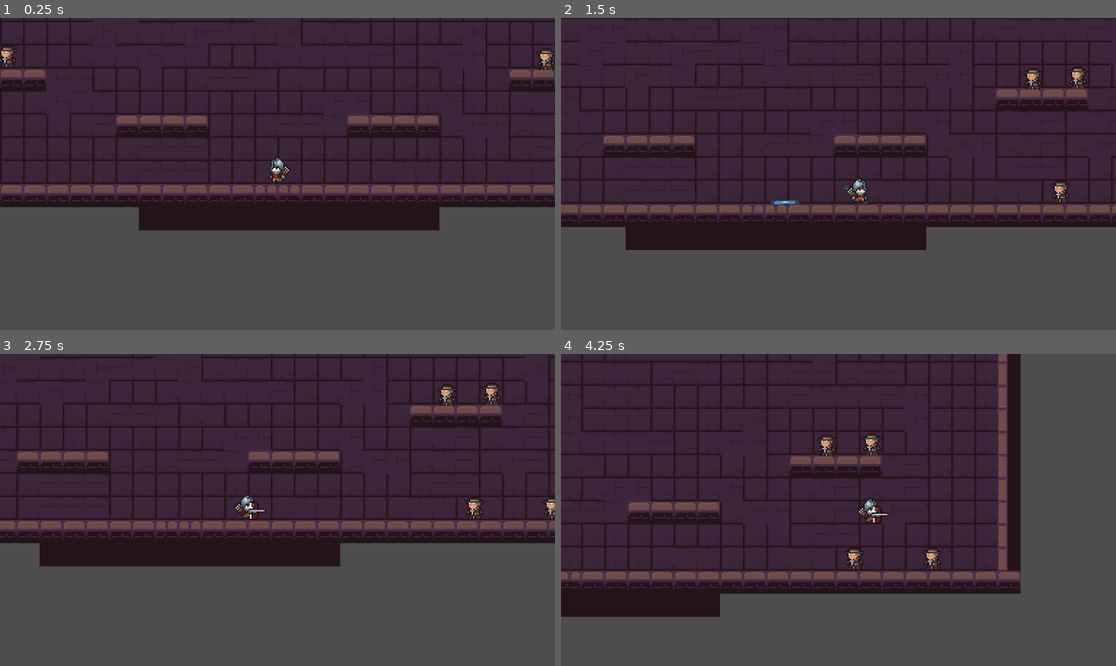
Above: before the commit, frames 1-4 (two rows, left to right).
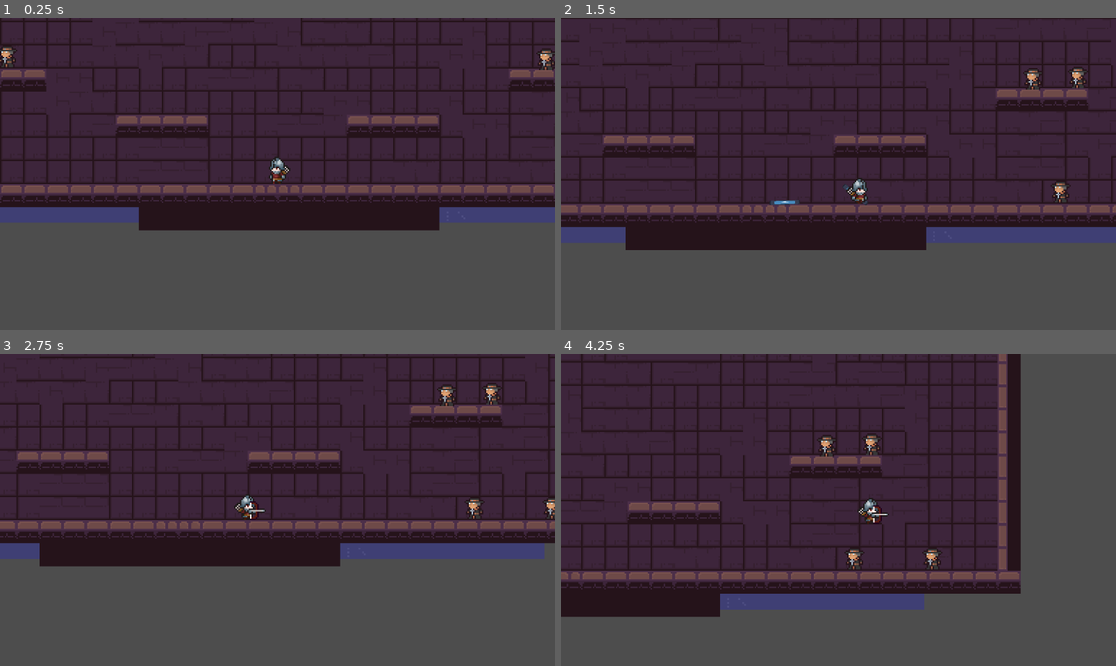
Above: after the commit, the same moments.

Repository: AndresMateoE/Archer_Platformer
Game: Godot game, scene res://scenes/main.tscn
Same seed, same stepped clock (60 frames per second), same inputs: the game is played once before the commit and once after it. The engine's default icon, where the game draws it, is replaced by a stand-in: a white triangle on a blue panel in a dark square.
Inputs (mouse positions are in pixels of both pictures, inside the frame that each line leads up to):
- Up to frame 1 (0.25 s): no input
- Up to frame 2 (1.5 s): move the mouse to (960, 158) at 0.52 s; hold E (shoot) 0.53-1.28 s; hold Right (right) from 0.53 s (still down); tap Space (jump) at 0.77 s; move the mouse to (727, 189) at 1.27 s; tap E (shoot) at 1.35 s
- Up to frame 3 (2.75 s): tap Space (jump) at 1.52 s; move the mouse to (333, 441) at 2.02 s; release Right (right) at 2.03 s; hold A (left) from 2.03 s (still down); hold E (shoot) from 2.03 s (still down)
- Up to frame 4 (4.25 s): move the mouse to (810, 572) at 2.77 s; release A (left) at 2.78 s; release E (shoot) at 2.78 s; hold Right (right) from 2.78 s (still down); tap E (shoot) at 2.85 s; tap Space (jump) at 3.02, 3.77 s; move the mouse to (1005, 556) at 3.52 s; hold E (shoot) from 3.53 s (still down)

The runs differ from the first frame. In frame 1, 2.2% of the frame differs, in the area x 0-100%, y 60-66%; in frame 2, 2.2%; in frame 3, 2.3%, in the area x 0-99%, y 60-66%; in frame 4, 1.9%.

Commit message:
No habia guardado

Diff:
--- a/scenes/main.tscn
+++ b/scenes/main.tscn
@@ -1,8 +1,10 @@
-[gd_scene load_steps=6 format=3 uid="uid://casdq8eag82x0"]
+[gd_scene load_steps=9 format=3 uid="uid://casdq8eag82x0"]
 
 [ext_resource type="PackedScene" uid="uid://cyae752yjtepk" path="res://scenes/Player.tscn" id="1_01cyd"]
 [ext_resource type="Texture2D" uid="uid://dhk7rfnhwqq8v" path="res://assets/character and tileset/Dungeon_Tileset.png" id="2_3q7ds"]
+[ext_resource type="Texture2D" uid="uid://dk7e2bbxvmknw" path="res://assets/2D fondo torre/TileSet-36x36.png" id="3_ypvmk"]
 [ext_resource type="PackedScene" uid="uid://bvj763g2hkfmj" path="res://scenes/priest.tscn" id="4_xcxcr"]
+[ext_resource type="Texture2D" uid="uid://bk1thxnqkapv5" path="res://assets/2D fondo torre/Background.png" id="5_hlb3i"]
 
 [sub_resource type="TileSetAtlasSource" id="TileSetAtlasSource_w1vgd"]
 texture = ExtResource("2_3q7ds")
@@ -327,10 +329,290 @@
 9:9/0/physics_layer_0/linear_velocity = Vector2(0, 0)
 9:9/0/physics_layer_0/angular_velocity = 0.0
 
+[sub_resource type="TileSetAtlasSource" id="TileSetAtlasSource_hb5pu"]
+texture = ExtResource("3_ypvmk")
+2:1/0 = 0
+2:1/0/physics_layer_0/linear_velocity = Vector2(0, 0)
+2:1/0/physics_layer_0/angular_velocity = 0.0
+2:2/0 = 0
+2:2/0/physics_layer_0/linear_velocity = Vector2(0, 0)
+2:2/0/physics_layer_0/angular_velocity = 0.0
+3:2/0 = 0
+3:2/0/physics_layer_0/linear_velocity = Vector2(0, 0)
+3:2/0/physics_layer_0/angular_velocity = 0.0
+3:1/0 = 0
+3:1/0/physics_layer_0/linear_velocity = Vector2(0, 0)
+3:1/0/physics_layer_0/angular_velocity = 0.0
+4:1/0 = 0
+4:1/0/physics_layer_0/linear_velocity = Vector2(0, 0)
+4:1/0/physics_layer_0/angular_velocity = 0.0
+4:2/0 = 0
+4:2/0/physics_layer_0/linear_velocity = Vector2(0, 0)
+4:2/0/physics_layer_0/angular_velocity = 0.0
+5:1/0 = 0
+5:1/0/physics_layer_0/linear_velocity = Vector2(0, 0)
+5:1/0/physics_layer_0/angular_velocity = 0.0
+5:2/0 = 0
+5:2/0/physics_layer_0/linear_velocity = Vector2(0, 0)
+5:2/0/physics_layer_0/angular_velocity = 0.0
+6:1/0 = 0
+6:1/0/physics_layer_0/linear_velocity = Vector2(0, 0)
+6:1/0/physics_layer_0/angular_velocity = 0.0
+6:2/0 = 0
+6:2/0/physics_layer_0/linear_velocity = Vector2(0, 0)
+6:2/0/physics_layer_0/angular_velocity = 0.0
+7:1/0 = 0
+7:1/0/physics_layer_0/linear_velocity = Vector2(0, 0)
+7:1/0/physics_layer_0/angular_velocity = 0.0
+7:2/0 = 0
+7:2/0/physics_layer_0/linear_velocity = Vector2(0, 0)
+7:2/0/physics_layer_0/angular_velocity = 0.0
+8:1/0 = 0
+8:1/0/physics_layer_0/linear_velocity = Vector2(0, 0)
+8:1/0/physics_layer_0/angular_velocity = 0.0
+9:1/0 = 0
+9:1/0/physics_layer_0/linear_velocity = Vector2(0, 0)
+9:1/0/physics_layer_0/angular_velocity = 0.0
+9:2/0 = 0
+9:2/0/physics_layer_0/linear_velocity = Vector2(0, 0)
+9:2/0/physics_layer_0/angular_velocity = 0.0
+8:2/0 = 0
+8:2/0/physics_layer_0/linear_velocity = Vector2(0, 0)
+8:2/0/physics_layer_0/angular_velocity = 0.0
+10:2/0 = 0
+10:2/0/physics_layer_0/linear_velocity = Vector2(0, 0)
+10:2/0/physics_layer_0/angular_velocity = 0.0
+10:3/0 = 0
+10:3/0/physics_layer_0/linear_velocity = Vector2(0, 0)
+10:3/0/physics_layer_0/angular_velocity = 0.0
+11:2/0 = 0
+11:2/0/physics_layer_0/linear_velocity = Vector2(0, 0)
+11:2/0/physics_layer_0/angular_velocity = 0.0
+11:3/0 = 0
+11:3/0/physics_layer_0/linear_velocity = Vector2(0, 0)
+11:3/0/physics_layer_0/angular_velocity = 0.0
+12:2/0 = 0
+12:2/0/physics_layer_0/linear_velocity = Vector2(0, 0)
+12:2/0/physics_layer_0/angular_velocity = 0.0
+12:3/0 = 0
+12:3/0/physics_layer_0/linear_velocity = Vector2(0, 0)
+12:3/0/physics_layer_0/angular_velocity = 0.0
+13:2/0 = 0
+13:2/0/physics_layer_0/linear_velocity = Vector2(0, 0)
+13:2/0/physics_layer_0/angular_velocity = 0.0
+13:3/0 = 0
+13:3/0/physics_layer_0/linear_velocity = Vector2(0, 0)
+13:3/0/physics_layer_0/angular_velocity = 0.0
+10:0/0 = 0
+10:0/0/physics_layer_0/linear_velocity = Vector2(0, 0)
+10:0/0/physics_layer_0/angular_velocity = 0.0
+10:1/0 = 0
+10:1/0/physics_layer_0/linear_velocity = Vector2(0, 0)
+10:1/0/physics_layer_0/angular_velocity = 0.0
+11:0/0 = 0
+11:0/0/physics_layer_0/linear_velocity = Vector2(0, 0)
+11:0/0/physics_layer_0/angular_velocity = 0.0
+11:1/0 = 0
+11:1/0/physics_layer_0/linear_velocity = Vector2(0, 0)
+11:1/0/physics_layer_0/angular_velocity = 0.0
+12:0/0 = 0
+12:0/0/physics_layer_0/linear_velocity = Vector2(0, 0)
+12:0/0/physics_layer_0/angular_velocity = 0.0
+12:1/0 = 0
+12:1/0/physics_layer_0/linear_velocity = Vector2(0, 0)
+12:1/0/physics_layer_0/angular_velocity = 0.0
+13:0/0 = 0
+13:0/0/physics_layer_0/linear_velocity = Vector2(0, 0)
+13:0/0/physics_layer_0/angular_velocity = 0.0
+13:1/0 = 0
+13:1/0/physics_layer_0/linear_velocity = Vector2(0, 0)
+13:1/0/physics_layer_0/angular_velocity = 0.0
+10:4/0 = 0
+10:4/0/physics_layer_0/linear_velocity = Vector2(0, 0)
+10:4/0/physics_layer_0/angular_velocity = 0.0
+11:4/0 = 0
+11:4/0/physics_layer_0/linear_velocity = Vector2(0, 0)
+11:4/0/physics_layer_0/angular_velocity = 0.0
+10:5/0 = 0
+10:5/0/physics_layer_0/linear_velocity = Vector2(0, 0)
+10:5/0/physics_layer_0/angular_velocity = 0.0
+11:5/0 = 0
+11:5/0/physics_layer_0/linear_velocity = Vector2(0, 0)
+11:5/0/physics_layer_0/angular_velocity = 0.0
+12:4/0 = 0
+12:4/0/physics_layer_0/linear_velocity = Vector2(0, 0)
+12:4/0/physics_layer_0/angular_velocity = 0.0
+12:5/0 = 0
+12:5/0/physics_layer_0/linear_velocity = Vector2(0, 0)
+12:5/0/physics_layer_0/angular_velocity = 0.0
+13:4/0 = 0
+13:4/0/physics_layer_0/linear_velocity = Vector2(0, 0)
+13:4/0/physics_layer_0/angular_velocity = 0.0
+13:5/0 = 0
+13:5/0/physics_layer_0/linear_velocity = Vector2(0, 0)
+13:5/0/physics_layer_0/angular_velocity = 0.0
+12:6/0 = 0
+12:6/0/physics_layer_0/linear_velocity = Vector2(0, 0)
+12:6/0/physics_layer_0/angular_velocity = 0.0
+12:7/0 = 0
+12:7/0/physics_layer_0/linear_velocity = Vector2(0, 0)
+12:7/0/physics_layer_0/angular_velocity = 0.0
+13:6/0 = 0
+13:6/0/physics_layer_0/linear_velocity = Vector2(0, 0)
+13:6/0/physics_layer_0/angular_velocity = 0.0
+13:7/0 = 0
+13:7/0/physics_layer_0/linear_velocity = Vector2(0, 0)
+13:7/0/physics_layer_0/angular_velocity = 0.0
+12:8/0 = 0
+12:8/0/physics_layer_0/linear_velocity = Vector2(0, 0)
+12:8/0/physics_layer_0/angular_velocity = 0.0
+12:9/0 = 0
+12:9/0/physics_layer_0/linear_velocity = Vector2(0, 0)
+12:9/0/physics_layer_0/angular_velocity = 0.0
+13:8/0 = 0
+13:8/0/physics_layer_0/linear_velocity = Vector2(0, 0)
+13:8/0/physics_layer_0/angular_velocity = 0.0
+13:9/0 = 0
+13:9/0/physics_layer_0/linear_velocity = Vector2(0, 0)
+13:9/0/physics_layer_0/angular_velocity = 0.0
+2:3/0 = 0
+2:3/0/physics_layer_0/linear_velocity = Vector2(0, 0)
+2:3/0/physics_layer_0/angular_velocity = 0.0
+2:4/0 = 0
+2:4/0/physics_layer_0/linear_velocity = Vector2(0, 0)
+2:4/0/physics_layer_0/angular_velocity = 0.0
+3:3/0 = 0
+3:3/0/physics_layer_0/linear_velocity = Vector2(0, 0)
+3:3/0/physics_layer_0/angular_velocity = 0.0
+3:4/0 = 0
+3:4/0/physics_layer_0/linear_velocity = Vector2(0, 0)
+3:4/0/physics_layer_0/angular_velocity = 0.0
+4:3/0 = 0
+4:3/0/physics_layer_0/linear_velocity = Vector2(0, 0)
+4:3/0/physics_layer_0/angular_velocity = 0.0
+4:4/0 = 0
+4:4/0/physics_layer_0/linear_velocity = Vector2(0, 0)
+4:4/0/physics_layer_0/angular_velocity = 0.0
+5:3/0 = 0
+5:3/0/physics_layer_0/linear_velocity = Vector2(0, 0)
+5:3/0/physics_layer_0/angular_velocity = 0.0
+5:4/0 = 0
+5:4/0/physics_layer_0/linear_velocity = Vector2(0, 0)
+5:4/0/physics_layer_0/angular_velocity = 0.0
+6:3/0 = 0
+6:3/0/physics_layer_0/linear_velocity = Vector2(0, 0)
+6:3/0/physics_layer_0/angular_velocity = 0.0
+6:4/0 = 0
+6:4/0/physics_layer_0/linear_velocity = Vector2(0, 0)
+6:4/0/physics_layer_0/angular_velocity = 0.0
+7:3/0 = 0
+7:3/0/physics_layer_0/linear_velocity = Vector2(0, 0)
+7:3/0/physics_layer_0/angular_velocity = 0.0
+7:4/0 = 0
+7:4/0/physics_layer_0/linear_velocity = Vector2(0, 0)
+7:4/0/physics_layer_0/angular_velocity = 0.0
+8:3/0 = 0
+8:3/0/physics_layer_0/linear_velocity = Vector2(0, 0)
+8:3/0/physics_layer_0/angular_velocity = 0.0
+8:4/0 = 0
+8:4/0/physics_layer_0/linear_velocity = Vector2(0, 0)
+8:4/0/physics_layer_0/angular_velocity = 0.0
+9:3/0 = 0
+9:3/0/physics_layer_0/linear_velocity = Vector2(0, 0)
+9:3/0/physics_layer_0/angular_velocity = 0.0
+9:4/0 = 0
+9:4/0/physics_layer_0/linear_velocity = Vector2(0, 0)
+9:4/0/physics_layer_0/angular_velocity = 0.0
+8:5/0 = 0
+8:5/0/physics_layer_0/linear_velocity = Vector2(0, 0)
+8:5/0/physics_layer_0/angular_velocity = 0.0
+8:6/0 = 0
+8:6/0/physics_layer_0/linear_velocity = Vector2(0, 0)
+8:6/0/physics_layer_0/angular_velocity = 0.0
+9:5/0 = 0
+9:5/0/physics_layer_0/linear_velocity = Vector2(0, 0)
+9:5/0/physics_layer_0/angular_velocity = 0.0
+9:6/0 = 0
+9:6/0/physics_layer_0/linear_velocity = Vector2(0, 0)
+9:6/0/physics_layer_0/angular_velocity = 0.0
+8:7/0 = 0
+8:7/0/physics_layer_0/linear_velocity = Vector2(0, 0)
+8:7/0/physics_layer_0/angular_velocity = 0.0
+8:8/0 = 0
+8:8/0/physics_layer_0/linear_velocity = Vector2(0, 0)
+8:8/0/physics_layer_0/angular_velocity = 0.0
+9:7/0 = 0
+9:7/0/physics_layer_0/linear_velocity = Vector2(0, 0)
+9:7/0/physics_layer_0/angular_velocity = 0.0
+9:8/0 = 0
+9:8/0/physics_layer_0/linear_velocity = Vector2(0, 0)
+9:8/0/physics_layer_0/angular_velocity = 0.0
+8:9/0 = 0
+8:9/0/physics_layer_0/linear_velocity = Vector2(0, 0)
+8:9/0/physics_layer_0/angular_velocity = 0.0
+9:9/0 = 0
+9:9/0/physics_layer_0/linear_velocity = Vector2(0, 0)
+9:9/0/physics_layer_0/angular_velocity = 0.0
+6:5/0 = 0
+6:5/0/physics_layer_0/linear_velocity = Vector2(0, 0)
+6:5/0/physics_layer_0/angular_velocity = 0.0
+6:6/0 = 0
+6:6/0/physics_layer_0/linear_velocity = Vector2(0, 0)
+6:6/0/physics_layer_0/angular_velocity = 0.0
+7:5/0 = 0
+7:5/0/physics_layer_0/linear_velocity = Vector2(0, 0)
+7:5/0/physics_layer_0/angular_velocity = 0.0
+7:6/0 = 0
+7:6/0/physics_layer_0/linear_velocity = Vector2(0, 0)
+7:6/0/physics_layer_0/angular_velocity = 0.0
+6:7/0 = 0
+6:7/0/physics_layer_0/linear_velocity = Vector2(0, 0)
+6:7/0/physics_layer_0/angular_velocity = 0.0
+7:7/0 = 0
+7:7/0/physics_layer_0/linear_velocity = Vector2(0, 0)
+7:7/0/physics_layer_0/angular_velocity = 0.0
+4:5/0 = 0
+4:5/0/physics_layer_0/linear_velocity = Vector2(0, 0)
+4:5/0/physics_layer_0/angular_velocity = 0.0
+4:6/0 = 0
+4:6/0/physics_layer_0/linear_velocity = Vector2(0, 0)
+4:6/0/physics_layer_0/angular_velocity = 0.0
+5:5/0 = 0
+5:5/0/physics_layer_0/linear_velocity = Vector2(0, 0)
+5:5/0/physics_layer_0/angular_velocity = 0.0
+5:6/0 = 0
+5:6/0/physics_layer_0/linear_velocity = Vector2(0, 0)
+5:6/0/physics_layer_0/angular_velocity = 0.0
+4:7/0 = 0
+4:7/0/physics_layer_0/linear_velocity = Vector2(0, 0)
+4:7/0/physics_layer_0/angular_velocity = 0.0
+5:7/0 = 0
+5:7/0/physics_layer_0/linear_velocity = Vector2(0, 0)
+5:7/0/physics_layer_0/angular_velocity = 0.0
+2:5/0 = 0
+2:5/0/physics_layer_0/linear_velocity = Vector2(0, 0)
+2:5/0/physics_layer_0/angular_velocity = 0.0
+2:6/0 = 0
+2:6/0/physics_layer_0/linear_velocity = Vector2(0, 0)
+2:6/0/physics_layer_0/angular_velocity = 0.0
+3:5/0 = 0
+3:5/0/physics_layer_0/linear_velocity = Vector2(0, 0)
+3:5/0/physics_layer_0/angular_velocity = 0.0
+3:6/0 = 0
+3:6/0/physics_layer_0/linear_velocity = Vector2(0, 0)
+3:6/0/physics_layer_0/angular_velocity = 0.0
+2:7/0 = 0
+2:7/0/physics_layer_0/linear_velocity = Vector2(0, 0)
+2:7/0/physics_layer_0/angular_velocity = 0.0
+3:7/0 = 0
+3:7/0/physics_layer_0/linear_velocity = Vector2(0, 0)
+3:7/0/physics_layer_0/angular_velocity = 0.0
+
 [sub_resource type="TileSet" id="TileSet_yuv0e"]
 physics_layer_0/collision_layer = 7
 physics_layer_0/collision_mask = 7
 sources/0 = SubResource("TileSetAtlasSource_w1vgd")
+sources/1 = SubResource("TileSetAtlasSource_hb5pu")
 
 [node name="Main" type="Node2D"]
 
@@ -366,3 +648,9 @@
 
 [node name="Priest5" parent="Enemies" instance=ExtResource("4_xcxcr")]
 position = Vector2(-187, -88)
+
+[node name="Background" type="Sprite2D" parent="."]
+z_index = -2
+position = Vector2(9, -134)
+scale = Vector2(1.286, 1.286)
+texture = ExtResource("5_hlb3i")
